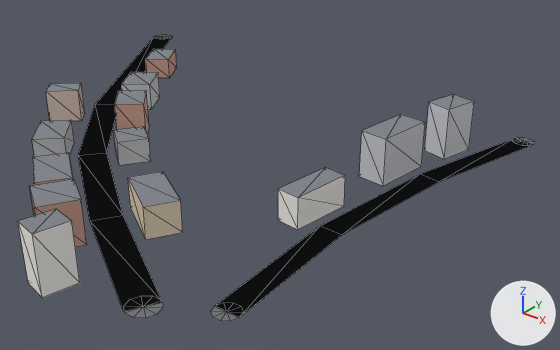
The glTF model apps/client/public/cities/moscow_synth/tiles/-1_-1.glb, before and after one commit.
Camera for both pictures: a 50 mm camera at (163.0, -146.0, 183.0) aimed at (-97.0, 179.0, -18.0). The lights are fixed; the arrows at lower right show +X, +Y and +Z. The older version comes first. Mesh edges are drawn as thin lines. Vertices at exactly the same position are counted once.

The older version as bpy lines, for what is in view:
```python
me_mesh_0 = bpy.data.meshes.new('Mesh_0')
me_mesh_0.from_pydata(...)  # 166 vertices, 184 faces; spans x -329.0..17.0, y 0.0..307.0, z 0.0..30.0
# faces by material slot: [54, 104, 26]
me_mesh_0.materials.append(mat_road)
me_mesh_0.materials.append(mat_facade)
me_mesh_0.materials.append(mat_roof)
ob_mesh_0 = bpy.data.objects.new('Mesh_0', me_mesh_0)
ob_mesh_0.location = (0.0, 0.0, 0.0)
```
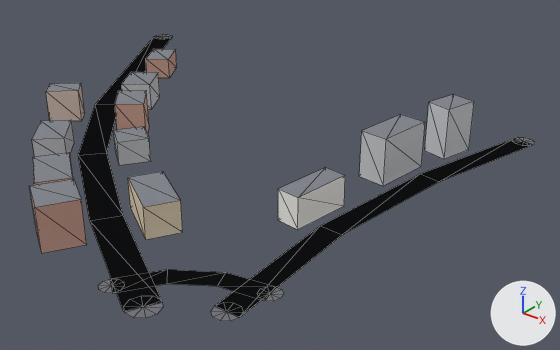
The newer file is also turned or shifted as a whole; pictures and numbers use the older file's frame.

Where the change shows, as pixel boxes [x1, y1, x2, y2] in the pictures (560 x 350 px):
```json
{"object": "Mesh_0", "change": "reshaped", "before": [18, 34, 534, 321], "after": [30, 34, 534, 321]}
{"part": 1, "of": "me_mesh_0", "change": "added", "after": [98, 279, 113, 293]}
{"part": 2, "of": "me_mesh_0", "change": "added", "after": [265, 288, 284, 301]}
{"part": 3, "of": "me_mesh_0", "change": "deleted", "before": [18, 209, 80, 298]}
{"part": 4, "of": "me_mesh_0", "change": "added", "after": [110, 269, 271, 300]}
```

Scene script edits in JSON lines:
```json
{"block": "me_mesh_0", "where": "# used by ob_mesh_0; location = (0.0, 0.0, 0.0)"}
{"block": "me_mesh_0", "where": "# verts and faces of me_mesh_0; kept vertices keep their numbers, new ones are numbered from 166"}
{"op": "remove", "block": "me_mesh_0", "code": "me_mesh_0.from_pydata(...)  # 166 vertices, 184 faces; spans x -329.0..17.0, y 0.0..307.0, z 0.0..30.0"}
{"op": "add", "block": "me_mesh_0", "code": "me_mesh_0.from_pydata(...)  # 188 vertices, 200 faces; spans x -329.0..17.0, y 14.0..307.0, z 0.0..30.0"}
{"block": "me_mesh_0", "change": "me_mesh_0 part 1: the loose piece of 11 vertices spanning x -49.0..-33.0, y 14.0..29.0, z 0.0 is copied, and the copy is scaled about its middle by (0.687, 0.688, 1), then moved by (-22.0, 2.0, 0.0); it spans x -68.0..-57.0, y 18.0..28.0, z 0.0"}
{"block": "me_mesh_0", "change": "me_mesh_0 part 2: the loose piece of 11 vertices spanning x -19.0..-6.0, y 33.0..46.0, z 0.0 is copied, and the copy is scaled about its middle by (0.846, 0.846, 1), then moved by (6.0, 20.0, 0.0); it spans x -12.0..-1.0, y 55.0..65.0, z 0.0"}
{"block": "me_mesh_0", "change": "me_mesh_0 part 3: the loose piece of 8 vertices spanning x -91.0..-74.0, y 0.0..19.0, z 0.0..30.0 is deleted"}
{"block": "me_mesh_0", "change": "me_mesh_0 part 4"}
{"op": "add", "block": "me_mesh_0", "code": "verts[166] = (-67.0, 26.0, 0.0)  # pixel (109, 278)"}
{"op": "add", "block": "me_mesh_0", "code": "verts[167] = (-57.0, 20.0, 0.0)  # pixel (112, 293)"}
{"op": "add", "block": "me_mesh_0", "code": "verts[168] = (-53.0, 46.0, 0.0)  # pixel (167, 269)"}
{"op": "add", "block": "me_mesh_0", "code": "verts[169] = (-45.0, 39.0, 0.0)  # pixel (166, 283)"}
{"op": "add", "block": "me_mesh_0", "code": "verts[170] = (-32.0, 61.0, 0.0)  # pixel (225, 272)"}
{"op": "add", "block": "me_mesh_0", "code": "verts[171] = (-27.0, 50.0, 0.0)  # pixel (217, 286)"}
{"op": "add", "block": "me_mesh_0", "code": "verts[172] = (-8.0, 65.0, 0.0)  # pixel (276, 286)"}
{"op": "add", "block": "me_mesh_0", "code": "verts[173] = (-6.0, 55.0, 0.0)  # pixel (264, 300)"}
{"op": "add", "block": "me_mesh_0", "code": "faces += [(166, 168, 167), (167, 168, 169), (168, 170, 169), (169, 170, 171), (170, 172, 171), (171, 172, 173)]  # mat_road"}
```
